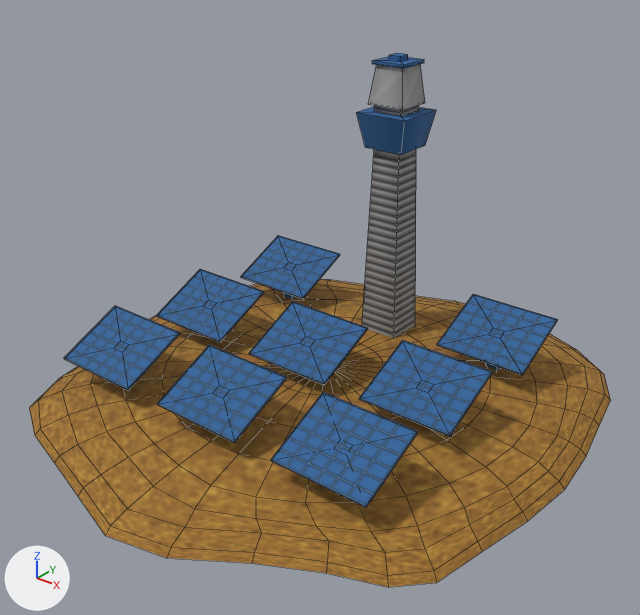
Two versions of the FBX model Assets/Prefabs/NewPrefabs_V2/SolarFarm/SolarFarm.FBX, one commit apart.
One viewpoint serves both versions: a camera (50 mm lens) standing at (4.37, -4.02, 4.33) and looking at (-0.08, 1.53, 0.88). Lighting does not change. The marker at lower left points along +X, +Y and +Z. Mesh edges are drawn as thin lines. Where no turn or scale is listed for an object, it has been applied to the vertices. Vertices at the same position are counted once.
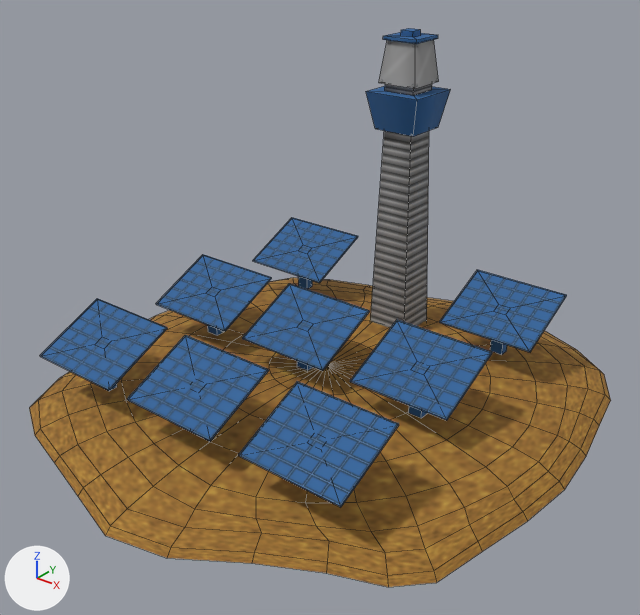
The newer file is also rescaled (x1.17), turned or shifted as a whole; pictures and numbers use the older file's frame.

What changed in the scene script:
```text
Change me_mesh_009:
    where me_mesh_009.from_pydata(...)  # 48 vertices, 46 faces; spans x -0.27..0.27, y -0.27..0.27, z 0.0..2.83
    me_mesh_009 part 6: the whole mesh is scaled about its middle by 1.07, then moved by (0.0, 0.19, 0.1)
Change me_mesh_007:
    where me_mesh_007.from_pydata(...)  # 16 vertices, 14 faces; spans x -0.453..0.453, y -0.328..0.324, z 0.0..0.591
    me_mesh_007 part 8: the whole mesh is scaled about its middle by 1.07, then moved by (0.022, 0.236, 0.126)
Change me_mesh_006:
    remove me_mesh_006.from_pydata(...)  # 16 vertices, 14 faces; spans x -0.453..0.453, y -0.328..0.324, z 0.0..0.591
    add me_mesh_006.from_pydata(...)  # 16 vertices, 14 faces; spans x -0.563..0.405, y -0.311..0.385, z 0.106..0.737
    me_mesh_006 part 1: 16 of 16 vertices moved; they spanned x -0.453..0.453, y -0.328..0.324, z 0.0..0.591 and now span x -0.563..0.405, y -0.311..0.385, z 0.106..0.737; mean shift (-0.079, 0.039, 0.128); largest move (-0.453, 0.321, 0.591) -> (-0.563, 0.381, 0.737)
Change me_mesh_002:
    remove me_mesh_002.from_pydata(...)  # 16 vertices, 14 faces; spans x -0.453..0.453, y -0.328..0.324, z 0.0..0.591
    add me_mesh_002.from_pydata(...)  # 16 vertices, 14 faces; spans x -0.545..0.423, y -0.563..0.134, z 0.106..0.737
    me_mesh_002 part 4: 16 of 16 vertices moved; they spanned x -0.453..0.453, y -0.328..0.324, z 0.0..0.591 and now span x -0.545..0.423, y -0.563..0.134, z 0.106..0.737; mean shift (-0.061, -0.213, 0.128); largest move (-0.453, -0.328, 0.292) -> (-0.545, -0.563, 0.418)
Change me_mesh_004:
    remove me_mesh_004.from_pydata(...)  # 16 vertices, 14 faces; spans x -0.453..0.453, y -0.328..0.324, z 0.0..0.591
    add me_mesh_004.from_pydata(...)  # 16 vertices, 14 faces; spans x -0.462..0.506, y -0.311..0.385, z 0.106..0.737
    me_mesh_004 part 2: 16 of 16 vertices moved; they spanned x -0.453..0.453, y -0.328..0.324, z 0.0..0.591 and now span x -0.462..0.506, y -0.311..0.385, z 0.106..0.737; mean shift (0.022, 0.039, 0.128); largest move (0.453, 0.321, 0.591) -> (0.506, 0.381, 0.737)
Change me_mesh:
    where me_mesh.from_pydata(...)  # 16 vertices, 14 faces; spans x -0.453..0.453, y -0.328..0.324, z 0.0..0.591
    me_mesh part 3: the whole mesh is scaled about its middle by 1.07, then moved by (0.022, -0.213, 0.126)
Change me_mesh_005:
    remove me_mesh_005.from_pydata(...)  # 16 vertices, 14 faces; spans x -0.453..0.453, y -0.328..0.324, z 0.0..0.591
    add me_mesh_005.from_pydata(...)  # 16 vertices, 14 faces; spans x -0.545..0.423, y -0.311..0.385, z 0.106..0.737
    me_mesh_005 part 7: 16 of 16 vertices moved; they spanned x -0.453..0.453, y -0.328..0.324, z 0.0..0.591 and now span x -0.545..0.423, y -0.311..0.385, z 0.106..0.737; mean shift (-0.061, 0.039, 0.128); largest move (-0.453, 0.321, 0.591) -> (-0.545, 0.381, 0.737)
Change me_mesh_003:
    remove me_mesh_003.from_pydata(...)  # 16 vertices, 14 faces; spans x -0.453..0.453, y -0.328..0.324, z 0.0..0.591
    add me_mesh_003.from_pydata(...)  # 16 vertices, 14 faces; spans x -0.563..0.405, y -0.563..0.134, z 0.106..0.737
    me_mesh_003 part 9: 16 of 16 vertices moved; they spanned x -0.453..0.453, y -0.328..0.324, z 0.0..0.591 and now span x -0.563..0.405, y -0.563..0.134, z 0.106..0.737; mean shift (-0.079, -0.213, 0.128); largest move (-0.453, -0.328, 0.292) -> (-0.563, -0.563, 0.418)
Change me_mesh_008:
    remove me_mesh_008.from_pydata(...)  # 16 vertices, 14 faces; spans x -0.453..0.453, y -0.328..0.324, z 0.0..0.591
    add me_mesh_008.from_pydata(...)  # 16 vertices, 14 faces; spans x -0.563..0.405, y -0.114..0.582, z 0.106..0.737
    me_mesh_008 part 5: 16 of 16 vertices moved; they spanned x -0.453..0.453, y -0.328..0.324, z 0.0..0.591 and now span x -0.563..0.405, y -0.114..0.582, z 0.106..0.737; mean shift (-0.079, 0.236, 0.128); largest move (-0.453, 0.321, 0.591) -> (-0.563, 0.579, 0.737)
```

Where the change shows, as pixel boxes [x1, y1, x2, y2] in the pictures (640 x 615 px):
'Box002', mesh rescaled (6% wider): before [356, 53, 436, 338]; after [366, 28, 451, 328]
'Box016', reshaped (9% wider, 9% taller): before [271, 392, 418, 507]; after [239, 381, 399, 507]
'Box019', reshaped: before [359, 340, 493, 436]; after [350, 320, 492, 420]
'Box015', reshaped (9% wider, 8% taller): before [157, 345, 287, 443]; after [127, 335, 269, 441]
'Box022', reshaped (6% taller): before [437, 294, 558, 375]; after [439, 269, 567, 355]
'Box018', reshaped (7% wider): before [249, 301, 368, 385]; after [242, 283, 370, 371]
'Box012', mesh rescaled (9% wider, 11% taller): before [64, 306, 180, 390]; after [40, 298, 167, 391]
'Box017', reshaped (7% wider, 11% taller): before [156, 269, 264, 342]; after [156, 254, 272, 335]
'Box020', mesh rescaled (6% wider, 12% taller): before [241, 235, 340, 299]; after [253, 217, 358, 289]
